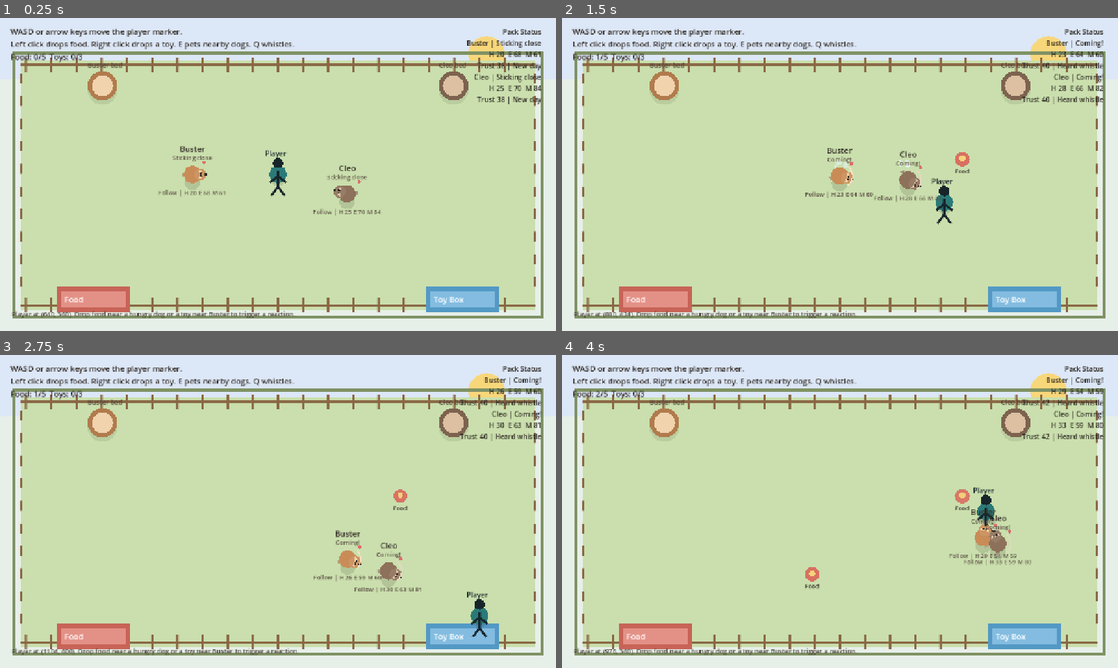
Above: before the commit, frames 1-4 (two rows, left to right).
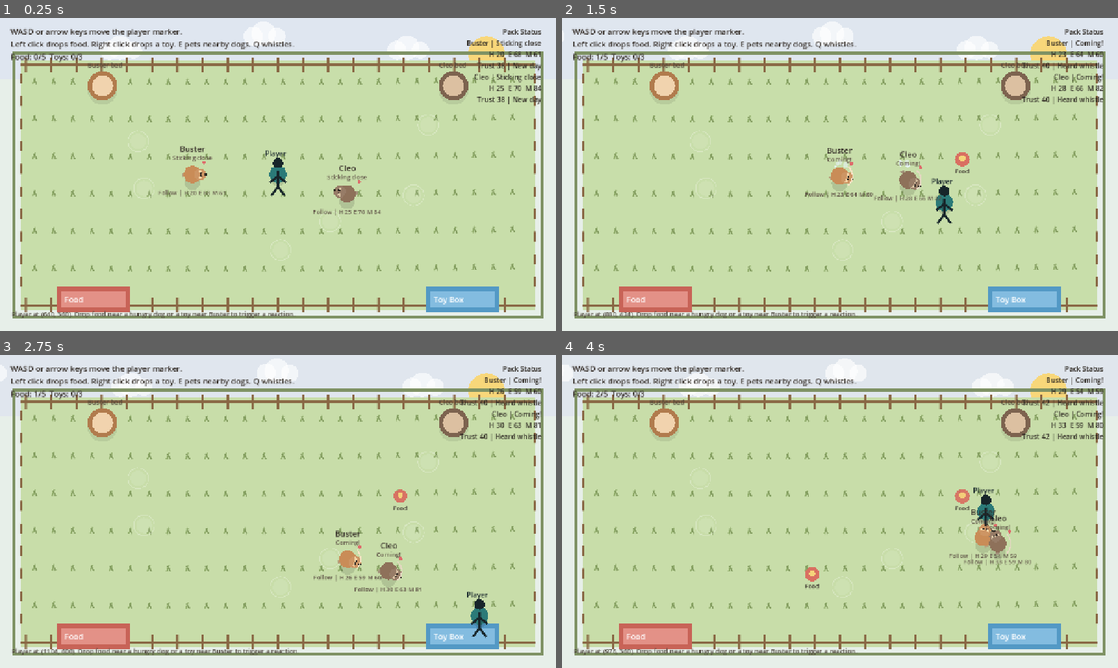
Above: after the commit, the same moments.

Repository: ttomas456/aa-autonomous-lifeform
Game: Godot game, scene res://scenes/main.tscn
Same seed, same stepped clock (60 frames per second), same inputs: the game is played once before the commit and once after it.
Inputs (mouse positions are in pixels of both pictures, inside the frame that each line leads up to):
- Up to frame 1 (0.25 s): no input
- Up to frame 2 (1.5 s): tap Enter at 0.5 s; move the mouse to (962, 158) at 0.52 s; hold D 0.53-1.28 s; tap E at 0.6 s; click (962, 158) at 0.67 s; move the mouse to (728, 190) at 1.27 s; hold S from 1.28 s (still down); tap Q at 1.35 s
- Up to frame 3 (2.75 s): move the mouse to (333, 442) at 2.02 s; release S at 2.03 s; hold D from 2.03 s (still down); tap E at 2.1 s
- Up to frame 4 (4 s): move the mouse to (812, 574) at 2.77 s; release D at 2.78 s; hold W 2.78-3.53 s; tap Q at 2.85 s; click (812, 574) at 2.92 s; move the mouse to (1006, 558) at 3.52 s; hold A from 3.53 s (still down); tap E at 3.6 s

The runs differ from the first frame. In frame 1, 1.8% of the frame differs, in the area x 5-93%, y 2-82%; in frame 2, 1.8%; in frame 3, 1.9%; in frame 4, 1.9%.

Commit message:
Polish yard visuals and ambience

Diff:
--- a/scripts/main.gd
+++ b/scripts/main.gd
@@ -32,6 +32,8 @@
 @onready var dog_status_label: Label = $Hud/DogStatus
 @onready var hint_label: Label = $Hud/HintLabel
 
+var day_time := 0.0
+
 
 func _ready() -> void:
 	add_to_group("world")
@@ -41,6 +43,7 @@
 
 
 func _process(delta: float) -> void:
+	day_time += delta
 	_update_player(delta)
 	_refresh_hud()
 	queue_redraw()
@@ -61,12 +64,18 @@
 
 
 func _draw() -> void:
+	var warmth := 0.5 + sin(day_time * 0.16) * 0.5
+	var sky_color := Color("dce7f7").lerp(Color("f4dfbb"), warmth * 0.22)
+	var grass_color := Color("cadfad").lerp(Color("b9d28d"), warmth * 0.18)
 	draw_rect(Rect2(Vector2.ZERO, WORLD_SIZE), Color("e7efe9"), true)
-	draw_rect(Rect2(Vector2.ZERO, Vector2(WORLD_SIZE.x, 140.0)), Color("dce7f7"), true)
+	draw_rect(Rect2(Vector2.ZERO, Vector2(WORLD_SIZE.x, 140.0)), sky_color, true)
 	draw_circle(Vector2(1120.0, 84.0), 42.0, Color("f8d77a"))
-	draw_rect(PLAY_AREA, Color("cadfad"), true)
+	_draw_clouds()
+	draw_rect(PLAY_AREA, grass_color, true)
+	_draw_grass_texture()
 	draw_rect(PLAY_AREA.grow(16.0), Color("7f9264"), false, 7.0)
 	_draw_fence()
+	_draw_enrichment_spots()
 	_draw_bed("Buster", BED_POSITIONS["Buster"], Color("c98c57"), Color("f1d3ae"))
 	_draw_bed("Cleo", BED_POSITIONS["Cleo"], Color("8e715a"), Color("dcc0a1"))
 	_draw_zone(Vector2(130.0, 618.0), Vector2(170.0, 58.0), Color("d96c5f"), "Food")
@@ -286,6 +295,32 @@
 	draw_line(Vector2(48.0, 662.0), Vector2(1232.0, 662.0), post_color, 4.0, true)
 
 
+func _draw_clouds() -> void:
+	for i in range(4):
+		var x := fmod(day_time * (8.0 + i * 2.0) + i * 330.0, WORLD_SIZE.x + 160.0) - 80.0
+		var y := 42.0 + i % 2 * 32.0
+		var cloud_color := Color(1, 1, 1, 0.62)
+		draw_circle(Vector2(x, y), 22.0, cloud_color)
+		draw_circle(Vector2(x + 24.0, y - 6.0), 28.0, cloud_color)
+		draw_circle(Vector2(x + 54.0, y), 20.0, cloud_color)
+
+
+func _draw_grass_texture() -> void:
+	var blade_color := Color("8eaa68")
+	for x in range(76, 1210, 44):
+		var offset := int(sin(float(x) * 0.07) * 14.0)
+		for y in range(140 + abs(offset), 626, 86):
+			draw_line(Vector2(x, y), Vector2(x + 5.0, y - 13.0), blade_color, 2.0, true)
+			draw_line(Vector2(x + 8.0, y), Vector2(x + 2.0, y - 11.0), blade_color.darkened(0.08), 2.0, true)
+
+
+func _draw_enrichment_spots() -> void:
+	for dog_name in ENRICHMENT_SPOTS:
+		for spot in ENRICHMENT_SPOTS[dog_name]:
+			draw_circle(spot, 18.0, Color(1.0, 1.0, 1.0, 0.10))
+			draw_arc(spot, 24.0, 0.0, TAU, 24, Color("ffffff", 0.26), 2.0)
+
+
 func _draw_bed(dog_name: String, position: Vector2, base_color: Color, pillow_color: Color) -> void:
 	draw_circle(position + Vector2(0.0, 10.0), 34.0, Color(0, 0, 0, 0.08))
 	draw_circle(position, 34.0, base_color.darkened(0.12))
